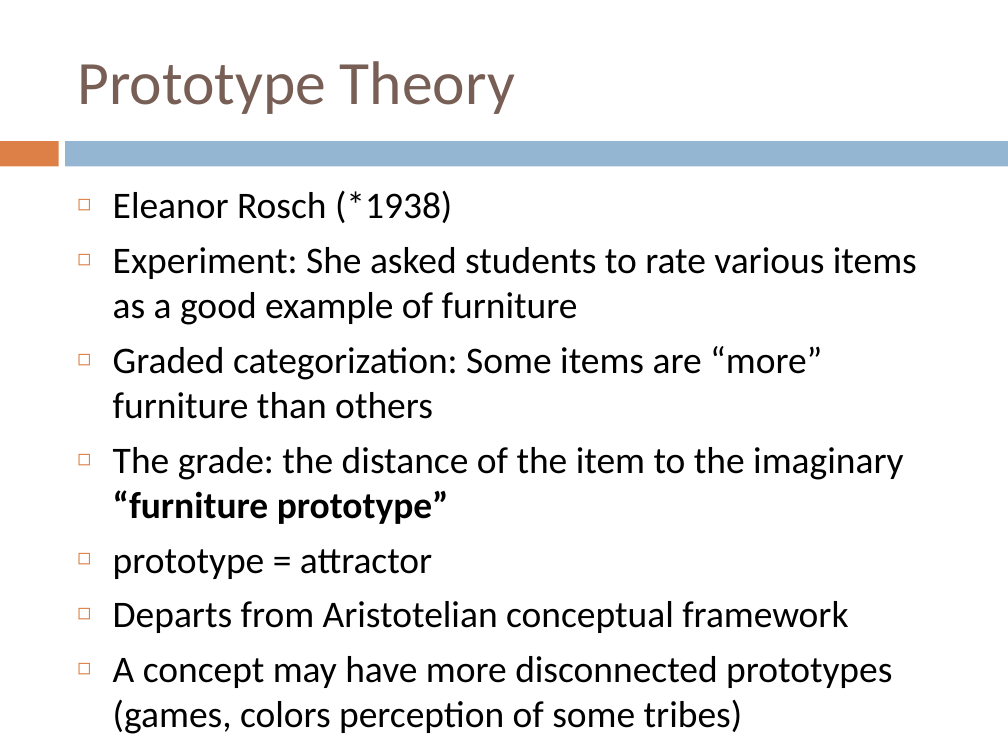
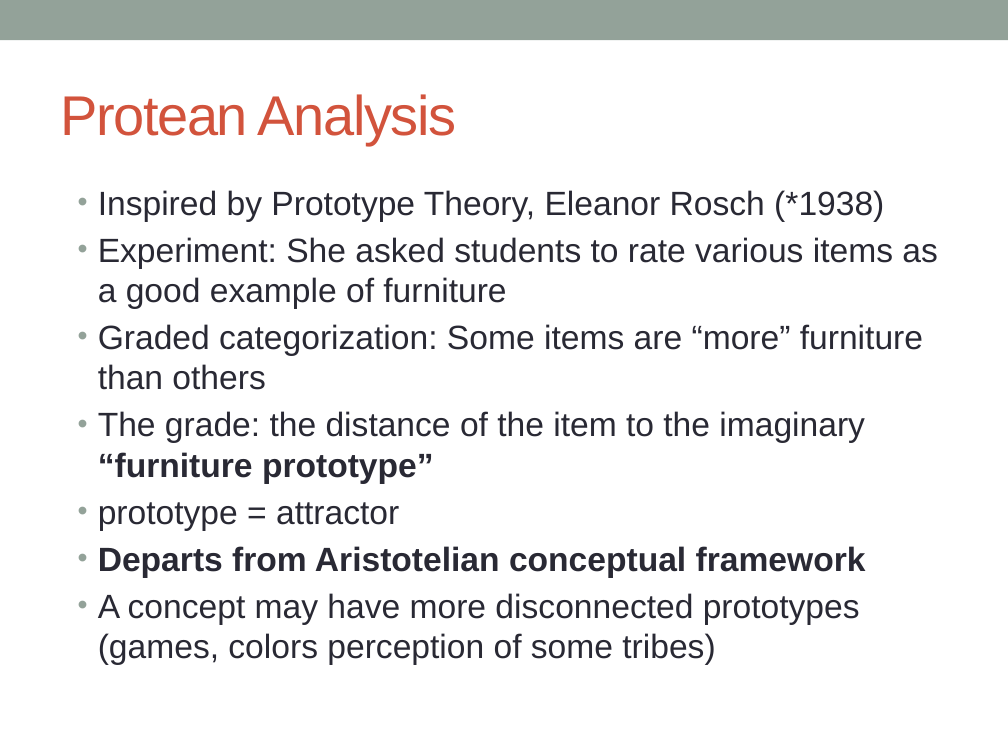
Before and after one commit to zslajchrt/morpheus, a slide deck: slide 15 of src/main/doc/thesis/mala/MalaObhajoba.pptx (slide 10 before the commit). Drawn at 1008x756 pixels with LibreOffice and Linux fonts; fonts in the diff are those of the drawing. Boxes give left, top, right and bottom in pixels: in the first picture for what was removed or moved away, otherwise in the second. Text is boxed around its words. In the diff, an @@ line names an element or a change of style, - is before the commit and + after.

```diff
--- a/src/main/doc/thesis/mala/MalaObhajoba.pptx
+++ b/src/main/doc/thesis/mala/MalaObhajoba.pptx
@@ rectangle added at box(0, 0, 1008, 40), fill #93A299 @@
@@ title at box(60, 94, 457, 145): text changed; size 44 to 40 pt; font Calibri to Arial; text colour #775F55 to #D2533C @@
-Prototype Theory
+Protean Analysis
@@ rectangle removed at box(0, 141, 58, 166) @@
@@ rectangle removed at box(66, 141, 1008, 166) @@
@@ text at box(98, 190, 884, 222): text changed; size 26.8 to 24 pt; font Calibri to Arial; text colour #000000 to #292934 @@
-◻ Eleanor Rosch (*1938)
+• Inspired by Prototype Theory, Eleanor Rosch (*1938)
@@ text at box(98, 237, 937, 665): size 26.8 to 24 pt, font Calibri to Arial, text colour #000000 to #292934 in "Experiment: She asked students to rate various ...", "Graded categorization: Some items are “more” furniture ...", "The grade: the distance of the item ...", "prototype = attractor" and 2 more places; bold on in "Departs from Aristotelian conceptual framework"; bullet ◻ to •; less space between paragraphs; bullet colour #DD8047 to #93A299 @@
```
Also in this commit, not shown: 14 other slides changed, 4 slides added, 3 slides removed.
